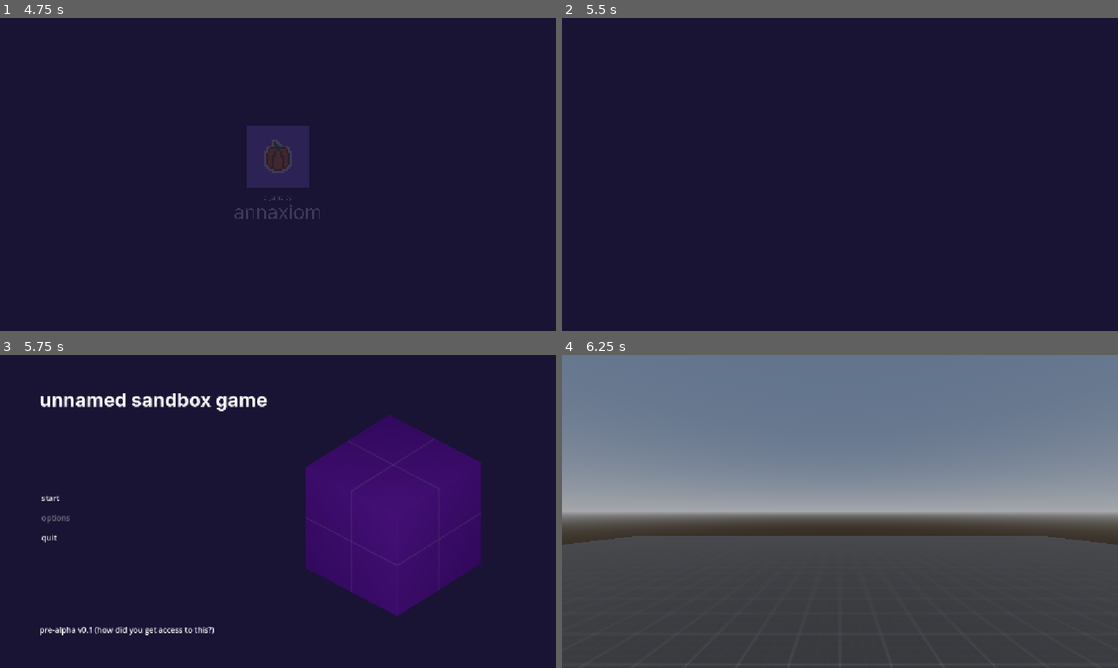
Above: before the commit, frames 1-4 (two rows, left to right).
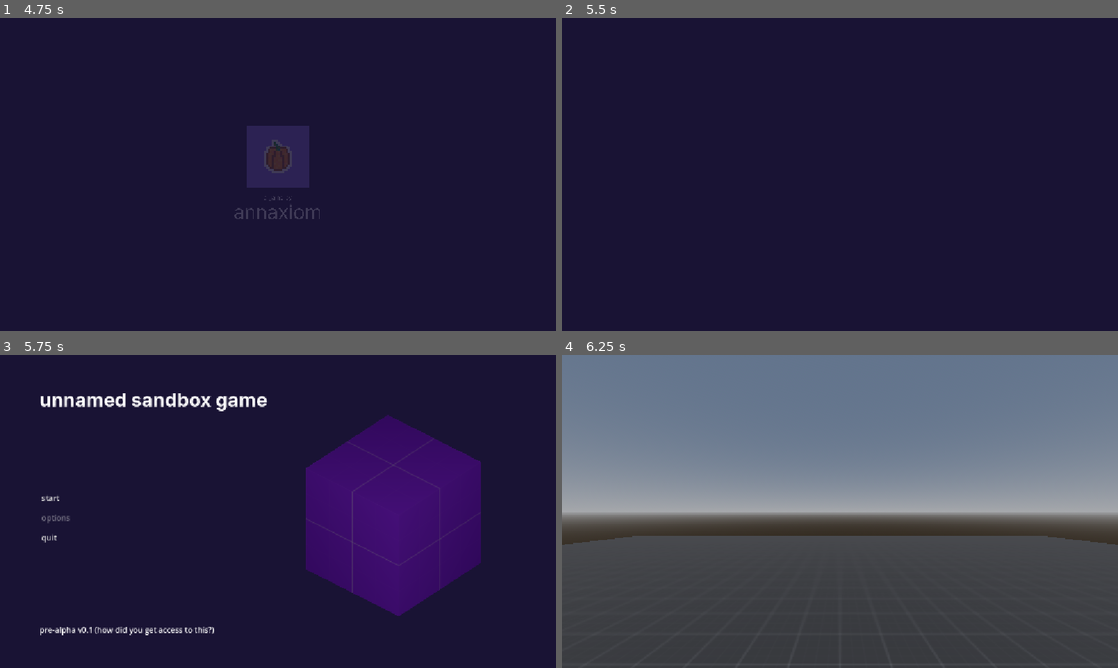
Above: after the commit, the same moments.

Repository: annaxiomm/usg
Game: Godot game, scene res://special/splash.tscn
Two runs of this game, one before a commit and one after it. Both use one fixed random seed, a clock stepped at 60 frames per second and the inputs below.
Inputs (mouse positions are in pixels of both pictures, inside the frame that each line leads up to):
- Up to frame 1 (4.75 s): tap Enter at 0.5, 3.5 s; move the mouse to (400, 158) at 0.52 s; hold D (right) 0.53-1.28 s; tap Ctrl (crouch) at 0.6, 2.85 s; tap Space (jump) at 0.77, 1.52, 2.75, 3.02, 3.77, 4.52 s; move the mouse to (166, 190) at 1.27 s; hold S (backward) 1.28-2.03 s; tap V (fly) at 1.35, 3.6 s; move the mouse to (333, 105) at 2.02 s; hold D (right) 2.03-2.78 s; hold Shift (sprint) 2.03-2.78 s; move the mouse to (250, 237) at 2.77 s; hold W (forward) 2.78-3.53 s; move the mouse to (444, 221) at 3.52 s; hold A (left) from 3.53 s (still down); move the mouse to (111, 127) at 4.27 s; tap Shift (sprint) at 4.35 s
- Up to frame 2 (5.5 s): move the mouse to (867, 174) at 5.02 s; release A (left) at 5.03 s; hold S (backward) from 5.03 s (still down); tap Ctrl (crouch) at 5.1 s
- Up to frame 3 (5.75 s): keep holding S (backward)
- Up to frame 4 (6.25 s): release S (backward) at 5.75 s; click "start" at 5.75 s

Frames 1-2 are identical in both runs. In frame 3, 0.1% of the frame differs, in the area x 55-87%, y 19-84%; in frame 4, nothing differs.

Commit message:
Update menu Changed the spinning cube to use looping rotations which should hopefully resolve any performance issues or memory leaks. Also added functionality to the quit button and changed the theme.

Diff:
--- a/global/menu/menubuttons.gd
+++ b/global/menu/menubuttons.gd
@@ -9,3 +9,7 @@
 
 func _on_start_pressed() -> void:
 	get_tree().change_scene_to_packed(game_scene)
+
+
+func _on_quit_pressed() -> void:
+	get_tree().quit()
--- a/global/menu/rotatecubethingy.gd
+++ b/global/menu/rotatecubethingy.gd
@@ -4,9 +4,4 @@
 
 # Called when the node enters the scene tree for the first time.
 func _ready() -> void:
-	pass # Replace with function body.
-
-
-# Called every frame. 'delta' is the elapsed time since the previous frame.
-func _process(delta: float) -> void:
-	rotate_y(deg_to_rad(rotation_speed))
+	$"../AnimationPlayer".play("rotate-loop")
--- a/special/main_menu.tscn
+++ b/special/main_menu.tscn
@@ -1,10 +1,11 @@
-[gd_scene load_steps=10 format=3 uid="uid://btg35b77nt4kf"]
+[gd_scene load_steps=14 format=3 uid="uid://btg35b77nt4kf"]
 
 [ext_resource type="FontFile" uid="uid://ch6j30bye5bbf" path="res://assets/fonts/InterBold.ttf" id="1_2ghb3"]
 [ext_resource type="Script" uid="uid://cqna83ca5mcnv" path="res://global/menu/menubuttons.gd" id="1_60nxy"]
 [ext_resource type="Texture2D" uid="uid://bq3nm2bvuhufd" path="res://addons/kenney_prototype_textures/purple/texture_02.png" id="2_at6ll"]
 [ext_resource type="Script" uid="uid://c40c6vncibetp" path="res://global/menu/rotatecubethingy.gd" id="3_38v6h"]
 [ext_resource type="PackedScene" uid="uid://c1o388ufh1i2g" path="res://main.tscn" id="3_onx68"]
+[ext_resource type="Theme" uid="uid://bxppoowjif1uu" path="res://themes/MenuButton.tres" id="4_1jwv3"]
 
 [sub_resource type="LabelSettings" id="LabelSettings_at6ll"]
 font = ExtResource("1_2ghb3")
@@ -22,6 +23,68 @@
 background_mode = 1
 background_color = Color(0.0980392, 0.0745098, 0.203922, 1)
 ambient_light_color = Color(1, 1, 1, 1)
+
+[sub_resource type="Animation" id="Animation_onx68"]
+resource_name = "rotate-loop"
+length = 5.0
+loop_mode = 1
+tracks/0/type = "value"
+tracks/0/imported = false
+tracks/0/enabled = true
+tracks/0/path = NodePath("MeshInstance3D:rotation")
+tracks/0/interp = 1
+tracks/0/loop_wrap = true
+tracks/0/keys = {
+"times": PackedFloat32Array(0, 5),
+"transitions": PackedFloat32Array(1, 1),
+"update": 0,
+"values": [Vector3(0, 0, 0), Vector3(0, 1.5707964, 0)]
+}
+tracks/1/type = "value"
+tracks/1/imported = false
+tracks/1/enabled = true
+tracks/1/path = NodePath("MeshInstance3D:position")
+tracks/1/interp = 2
+tracks/1/loop_wrap = true
+tracks/1/keys = {
+"times": PackedFloat32Array(0, 2.5, 5),
+"transitions": PackedFloat32Array(1, 1, 1),
+"update": 0,
+"values": [Vector3(0, 0, 0), Vector3(0, -0.05, 0), Vector3(0, 0, 0)]
+}
+
+[sub_resource type="Animation" id="Animation_1jwv3"]
+length = 0.001
+tracks/0/type = "value"
+tracks/0/imported = false
+tracks/0/enabled = true
+tracks/0/path = NodePath("MeshInstance3D:rotation")
+tracks/0/interp = 1
+tracks/0/loop_wrap = true
+tracks/0/keys = {
+"times": PackedFloat32Array(0),
+"transitions": PackedFloat32Array(1),
+"update": 0,
+"values": [Vector3(0, 0, 0)]
+}
+tracks/1/type = "value"
+tracks/1/imported = false
+tracks/1/enabled = true
+tracks/1/path = NodePath("MeshInstance3D:position")
+tracks/1/interp = 1
+tracks/1/loop_wrap = true
+tracks/1/keys = {
+"times": PackedFloat32Array(0),
+"transitions": PackedFloat32Array(1),
+"update": 0,
+"values": [Vector3(0, 0, 0)]
+}
+
+[sub_resource type="AnimationLibrary" id="AnimationLibrary_efmj2"]
+_data = {
+&"RESET": SubResource("Animation_1jwv3"),
+&"rotate-loop": SubResource("Animation_onx68")
+}
 
 [node name="MainMenu" type="Control"]
 layout_mode = 3
@@ -75,12 +138,14 @@
 [node name="Start" type="Button" parent="MarginContainer/HBoxContainer/VBoxContainer/MenuOptions"]
 custom_minimum_size = Vector2(20, 0)
 layout_mode = 2
+theme = ExtResource("4_1jwv3")
 text = "start"
 flat = true
 alignment = 0
 
 [node name="Options" type="Button" parent="MarginContainer/HBoxContainer/VBoxContainer/MenuOptions"]
 layout_mode = 2
+theme = ExtResource("4_1jwv3")
 disabled = true
 text = "options"
 flat = true
@@ -88,6 +153,7 @@
 
 [node name="Quit" type="Button" parent="MarginContainer/HBoxContainer/VBoxContainer/MenuOptions"]
 layout_mode = 2
+theme = ExtResource("4_1jwv3")
 text = "quit"
 flat = true
 alignment = 0
@@ -118,4 +184,10 @@
 [node name="OmniLight3D" type="OmniLight3D" parent="MarginContainer/HBoxContainer/SubViewportContainer/SubViewport/Node3D"]
 transform = Transform3D(1, 0, 0, 0, 1, 0, 0, 0, 1, 2, 2, 2)
 
+[node name="AnimationPlayer" type="AnimationPlayer" parent="MarginContainer/HBoxContainer/SubViewportContainer/SubViewport/Node3D"]
+libraries = {
+&"": SubResource("AnimationLibrary_efmj2")
+}
+
 [connection signal="pressed" from="MarginContainer/HBoxContainer/VBoxContainer/MenuOptions/Start" to="MarginContainer/HBoxContainer/VBoxContainer/MenuOptions" method="_on_start_pressed"]
+[connection signal="pressed" from="MarginContainer/HBoxContainer/VBoxContainer/MenuOptions/Quit" to="MarginContainer/HBoxContainer/VBoxContainer/MenuOptions" method="_on_quit_pressed"]
--- /dev/null
+++ b/themes/MenuButton.tres
@@ -0,0 +1,10 @@
+[gd_resource type="Theme" load_steps=2 format=3 uid="uid://bxppoowjif1uu"]
+
+[sub_resource type="StyleBoxFlat" id="StyleBoxFlat_2wnwe"]
+bg_color = Color(0.6, 0.6, 0.6, 0)
+border_color = Color(0.8, 0.8, 0.8, 0)
+
+[resource]
+Button/colors/font_color = Color(0.84104013, 0.84103996, 0.84103996, 1)
+Button/colors/font_focus_color = Color(1, 1, 1, 1)
+Button/styles/focus = SubResource("StyleBoxFlat_2wnwe")
